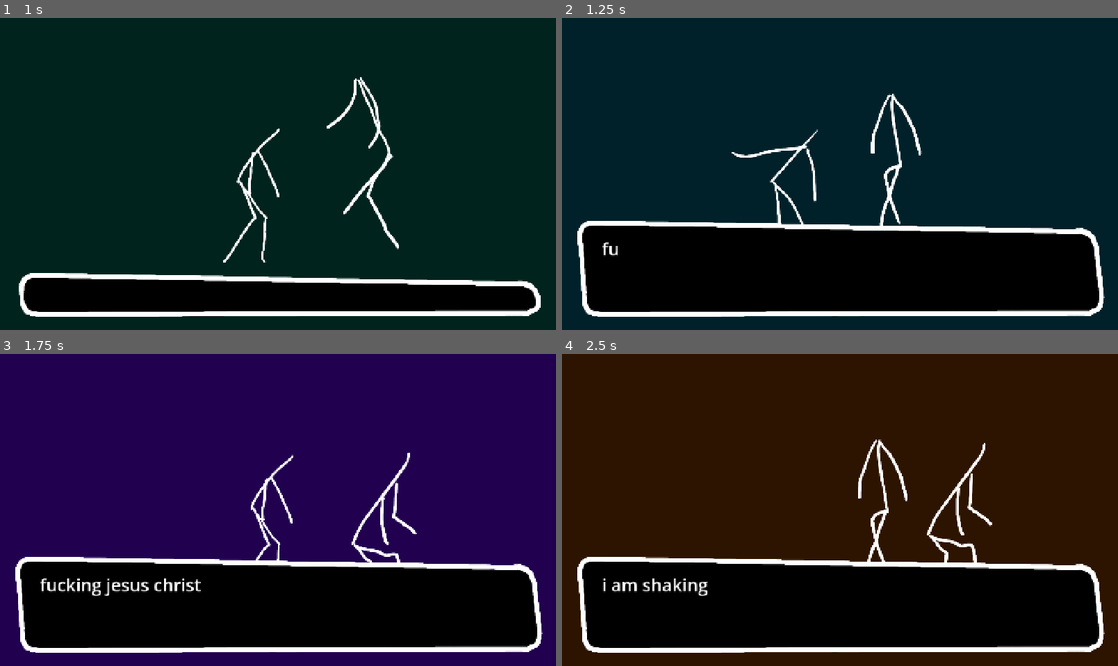
Above: before the commit, frames 1-4 (two rows, left to right).
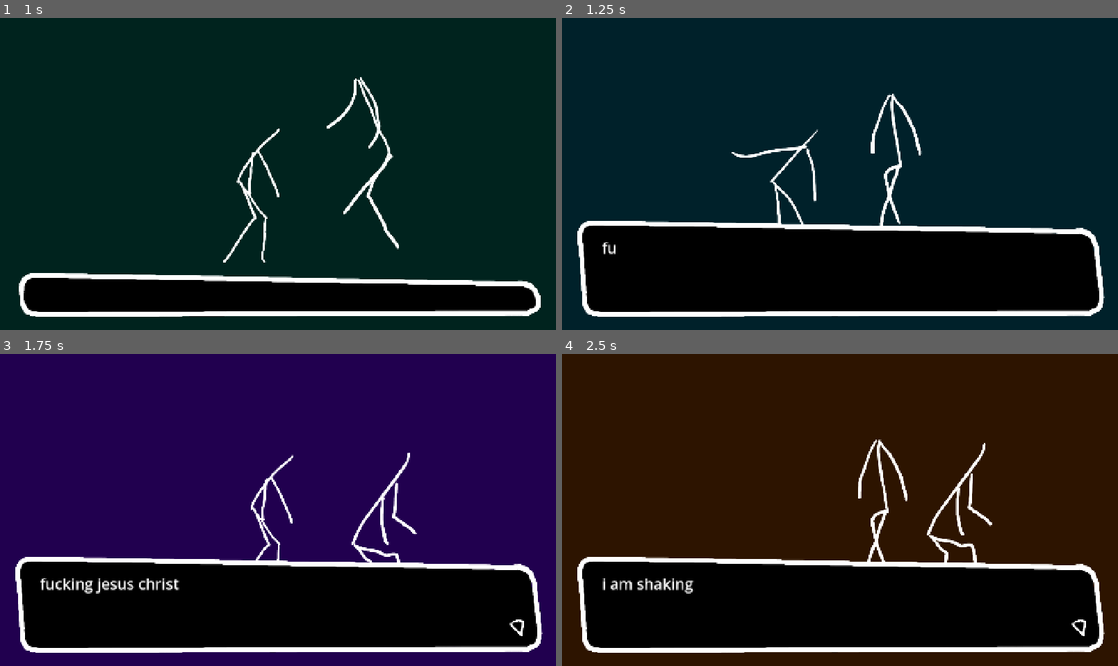
Above: after the commit, the same moments.

Repository: MarmadileManteater/Anxiety-Game
Game: Godot game, scene res://scenes/global/global.tscn
Same seed, same stepped clock (60 frames per second), same inputs: the game is played once before the commit and once after it.
Inputs (mouse positions are in pixels of both pictures, inside the frame that each line leads up to):
- Up to frame 1 (1 s): click (278, 174) at 0.5 s
- Up to frame 2 (1.25 s): no input
- Up to frame 3 (1.75 s): click (278, 510) at 1.25 s
- Up to frame 4 (2.5 s): click (840, 510) at 2 s

Frame 1 is identical in both runs. In frame 2, less than 0.1% of the frame differs, in the area x 7-10%, y 71-77%; in frame 3, 0.8%, in the area x 7-95%, y 71-91%; in frame 4, 0.6%.

Commit message:
Add titles and title swapping in dialog

Diff:
--- a/project/scenes/global/global.tscn
+++ b/project/scenes/global/global.tscn
@@ -6,6 +6,8 @@
 [ext_resource type="Texture2D" uid="uid://6bfb20rrswnl" path="res://assets/sprites/text-box/1.png" id="2_ts12r"]
 [ext_resource type="Texture2D" uid="uid://dh1ksghhhc5uq" path="res://assets/sprites/text-box/2.png" id="3_g0msn"]
 [ext_resource type="Texture2D" uid="uid://6iuxyyi7ngdj" path="res://assets/sprites/text-box/3.png" id="4_pt2l8"]
+[ext_resource type="Texture2D" uid="uid://yhd7a4o6fexe" path="res://assets/sprites/text-box/arrow.png" id="7_orsvi"]
+[ext_resource type="Texture2D" uid="uid://c80n1i65rcgec" path="res://assets/sprites/text-box/title.png" id="8_ht0q6"]
 
 [sub_resource type="Animation" id="Animation_xi4fc"]
 length = 0.001
@@ -96,6 +98,97 @@
 "speed": 15.0
 }]
 
+[sub_resource type="Animation" id="Animation_i54ly"]
+length = 0.001
+tracks/0/type = "value"
+tracks/0/imported = false
+tracks/0/enabled = true
+tracks/0/path = NodePath("Label:position")
+tracks/0/interp = 1
+tracks/0/loop_wrap = true
+tracks/0/keys = {
+"times": PackedFloat32Array(0),
+"transitions": PackedFloat32Array(1),
+"update": 0,
+"values": [Vector2(-588, -77)]
+}
+
+[sub_resource type="Animation" id="Animation_xsnr3"]
+resource_name = "no_title"
+length = 0.001
+tracks/0/type = "value"
+tracks/0/imported = false
+tracks/0/enabled = true
+tracks/0/path = NodePath("Label:position")
+tracks/0/interp = 1
+tracks/0/loop_wrap = true
+tracks/0/keys = {
+"times": PackedFloat32Array(0),
+"transitions": PackedFloat32Array(1),
+"update": 0,
+"values": [Vector2(-588, -77)]
+}
+
+[sub_resource type="Animation" id="Animation_syux3"]
+resource_name = "title"
+length = 0.001
+tracks/0/type = "value"
+tracks/0/imported = false
+tracks/0/enabled = true
+tracks/0/path = NodePath("Label:position")
+tracks/0/interp = 1
+tracks/0/loop_wrap = true
+tracks/0/keys = {
+"times": PackedFloat32Array(0),
+"transitions": PackedFloat32Array(1),
+"update": 0,
+"values": [Vector2(-588, -65)]
+}
+
+[sub_resource type="AnimationLibrary" id="AnimationLibrary_ntruc"]
+_data = {
+&"RESET": SubResource("Animation_i54ly"),
+&"no_title": SubResource("Animation_xsnr3"),
+&"title": SubResource("Animation_syux3")
+}
+
+[sub_resource type="Animation" id="Animation_orsvi"]
+length = 0.001
+tracks/0/type = "value"
+tracks/0/imported = false
+tracks/0/enabled = true
+tracks/0/path = NodePath(".:position")
+tracks/0/interp = 1
+tracks/0/loop_wrap = true
+tracks/0/keys = {
+"times": PackedFloat32Array(0),
+"transitions": PackedFloat32Array(1),
+"update": 0,
+"values": [Vector2(586, 66)]
+}
+
+[sub_resource type="Animation" id="Animation_ht0q6"]
+resource_name = "bob"
+loop_mode = 1
+tracks/0/type = "value"
+tracks/0/imported = false
+tracks/0/enabled = true
+tracks/0/path = NodePath(".:position")
+tracks/0/interp = 1
+tracks/0/loop_wrap = true
+tracks/0/keys = {
+"times": PackedFloat32Array(0, 0.5, 1),
+"transitions": PackedFloat32Array(1, 1, 1),
+"update": 1,
+"values": [Vector2(586, 66), Vector2(586, 58), Vector2(586, 66)]
+}
+
+[sub_resource type="AnimationLibrary" id="AnimationLibrary_i54ly"]
+_data = {
+&"RESET": SubResource("Animation_orsvi"),
+&"bob": SubResource("Animation_ht0q6")
+}
+
 [sub_resource type="StyleBoxEmpty" id="StyleBoxEmpty_0dxmq"]
 
 [sub_resource type="StyleBoxEmpty" id="StyleBoxEmpty_pt2l8"]
@@ -124,7 +217,7 @@
 [node name="TextBox" type="Node2D" parent="." unique_id=1489858441]
 position = Vector2(686, 617)
 script = ExtResource("2_g0msn")
-text = PackedStringArray("fucking jesus christ", "i am shaking", "why am i like this", "i ASKED for this", "i WANTED to be here")
+text = PackedStringArray("fucking jesus christ", "i am shaking", "why am i like this", "i ASKED for this", "i WANTED to be here", "Come on, babe!\\nI wanna check this place out before the show starts!", ". . . ", "I can do this.")
 
 [node name="Sprite" type="AnimatedSprite2D" parent="TextBox" unique_id=997724902]
 visible = false
@@ -134,16 +227,50 @@
 [node name="Label" type="RichTextLabel" parent="TextBox" unique_id=1092447999]
 visible = false
 offset_left = -588.0
-offset_top = -78.0
+offset_top = -77.0
 offset_right = 607.0
-offset_bottom = 88.0
-theme_override_font_sizes/normal_font_size = 43
-theme_override_font_sizes/bold_font_size = 43
-theme_override_font_sizes/bold_italics_font_size = 43
-theme_override_font_sizes/italics_font_size = 43
-theme_override_font_sizes/mono_font_size = 43
+offset_bottom = 76.0
+theme_override_font_sizes/normal_font_size = 37
+theme_override_font_sizes/bold_font_size = 37
+theme_override_font_sizes/bold_italics_font_size = 37
+theme_override_font_sizes/italics_font_size = 37
+theme_override_font_sizes/mono_font_size = 37
 bbcode_enabled = true
 scroll_active = false
+
+[node name="AnimationPlayer" type="AnimationPlayer" parent="TextBox/Label" unique_id=1775860439]
+root_node = NodePath("../..")
+libraries/ = SubResource("AnimationLibrary_ntruc")
+
+[node name="Arrow" type="Sprite2D" parent="TextBox" unique_id=1669343497]
+visible = false
+position = Vector2(586, 66)
+texture = ExtResource("7_orsvi")
+
+[node name="AnimationPlayer" type="AnimationPlayer" parent="TextBox/Arrow" unique_id=1483492899]
+libraries/ = SubResource("AnimationLibrary_i54ly")
+autoplay = &"bob"
+
+[node name="TitleSprite" type="Sprite2D" parent="TextBox" unique_id=30989945]
+visible = false
+position = Vector2(-447, -112)
+texture = ExtResource("8_ht0q6")
+
+[node name="Label" type="RichTextLabel" parent="TextBox/TitleSprite" unique_id=549107948]
+offset_left = -150.0
+offset_top = -32.0
+offset_right = 152.0
+offset_bottom = 27.0
+rotation = 0.034906585
+theme_override_font_sizes/normal_font_size = 34
+theme_override_font_sizes/bold_font_size = 34
+theme_override_font_sizes/bold_italics_font_size = 34
+theme_override_font_sizes/italics_font_size = 34
+theme_override_font_sizes/mono_font_size = 34
+bbcode_enabled = true
+text = "some dude"
+scroll_active = false
+horizontal_alignment = 1
 
 [node name="Button" type="Button" parent="." unique_id=973187671]
 offset_right = 1372.0
--- a/project/scenes/global/text_box.gd
+++ b/project/scenes/global/text_box.gd
@@ -1,62 +1,98 @@
 extends Node2D
 
-signal line_done
+const text_speed = 0.01
+
+signal line_started
 
 @export var text: PackedStringArray
+@export var title: String
 
 var sprite: AnimatedSprite2D
 var label: RichTextLabel
+var label_animation_player: AnimationPlayer
+var arrow: Sprite2D
+var title_sprite: Sprite2D
+var title_label: RichTextLabel
 
 var current_line: String
 var index: int = 0
 var line_finished: bool = false
+var typewriter_interval: Timer
 
 # Called when the node enters the scene tree for the first time.
 func _ready() -> void:
 	sprite = $Sprite
+	arrow = $Arrow
 	label = $Label
+	label_animation_player = $Label/AnimationPlayer
+	title_sprite = $TitleSprite
+	title_label = $TitleSprite/Label
 
 	Helpers.set_timeout(
 		func ():
 			display()
-			sprite.animation_finished.connect(
-				func ():
-					typewriter(text[0])
-			, ConnectFlags.CONNECT_ONE_SHOT)
 	, 1, self)
+	line_started.connect(
+		func (index: int):
+			if index == 5:
+				set_title("joyfriend")
+			if index == 6:
+				clear_title()
+	)
 
 func display() -> void:
 	sprite.show()
 	sprite.play("show")
 
+	set_title(title, false)
+
+	sprite.animation_finished.connect(
+		func ():
+			if title != "":
+				title_sprite.show()
+			typewriter(text[0])
+	, ConnectFlags.CONNECT_ONE_SHOT)
+
+func set_title(given: String = "", popup: bool = true) -> void:
+	title = given
+	if title != "":
+		title_label.text = title
+		label_animation_player.play("title")
+		title_sprite.show()
+	else:
+		label_animation_player.play("no_title")
+		title_sprite.hide()
+
+func clear_title() -> void:
+	set_title()
+
 func typewriter(text: String) -> void:
+	emit_line_started(index)
 	label.show()
-	current_line = text
-	var timer = Helpers.set_interval(
+	current_line = text.replace("\\n", """
+""")
+	typewriter_interval = Helpers.set_interval(
 		func ():
 			var string_part = current_line.substr(0, 1)
 			current_line = current_line.substr(string_part.length())
 			label.text += string_part
 			if current_line.length() == 0:
-				emit_line_done(index)
 				line_finished = true
-	, 0.01, self)
-
-	Helpers.set_timeout(
-		func():
-			remove_child(timer)
-			timer.queue_free()
-	, 1, self)
+				arrow.show()
+				Helpers.clear_interval(typewriter_interval)
+	, text_speed, self)
 
 func progress():
 	if line_finished:
 		line_finished = false
+		arrow.hide()
 		label.text = ""
 		index += 1
 		if index < text.size():
 			typewriter(text[index])
 		else:
 			sprite.play("hide")
+			title_sprite.hide()
 			sprite.animation_finished.connect(
 				func ():
 					sprite.hide()
@@ -64,5 +100,5 @@
 					hide()
 			, ConnectFlags.CONNECT_ONE_SHOT)
 
-func emit_line_done(number: int) -> void:
-	emit_signal("line_done", number)
+func emit_line_started(number: int) -> void:
+	emit_signal("line_started", number)
--- a/project/scripts/helpers.gd
+++ b/project/scripts/helpers.gd
@@ -1,5 +1,9 @@
 
 class_name Helpers
+
+static func clear_interval(timer: Timer):
+	timer.get_parent().remove_child(timer)
+	timer.queue_free()
 
 static func set_timeout(callback: Callable, length: float, parent: Node2D):
 	set_interval(callback, length, parent, true)
Binary file added: project/assets/sprites/text-box/arrow.png
Not shown, added: project/assets/sprites/text-box/arrow.png.import
Binary file added: project/assets/sprites/text-box/title.png
Not shown, added: project/assets/sprites/text-box/title.png.import
